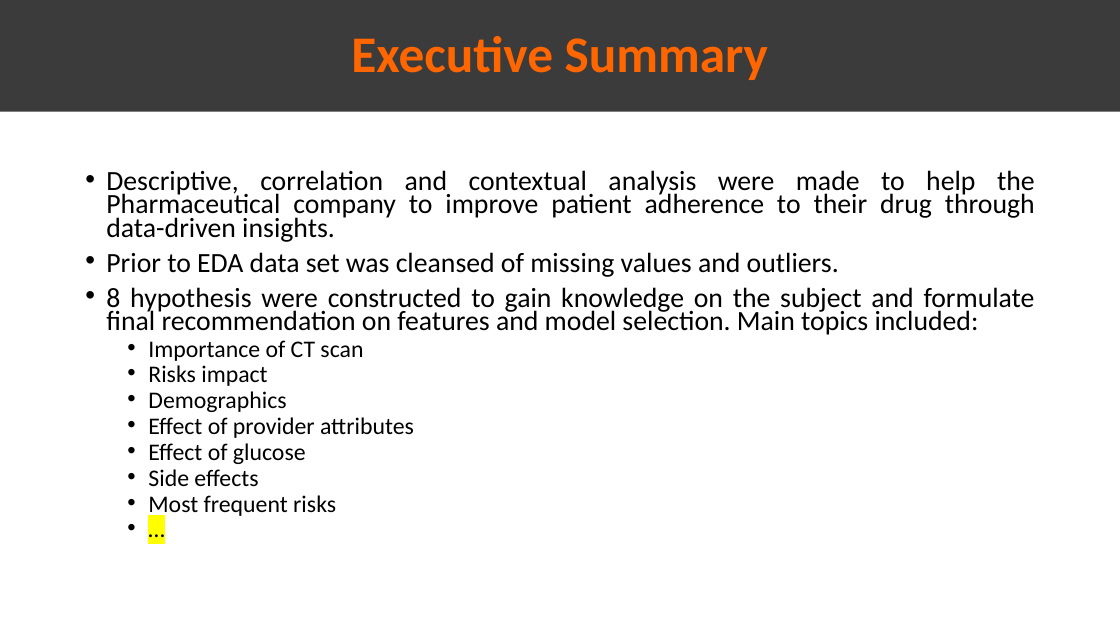
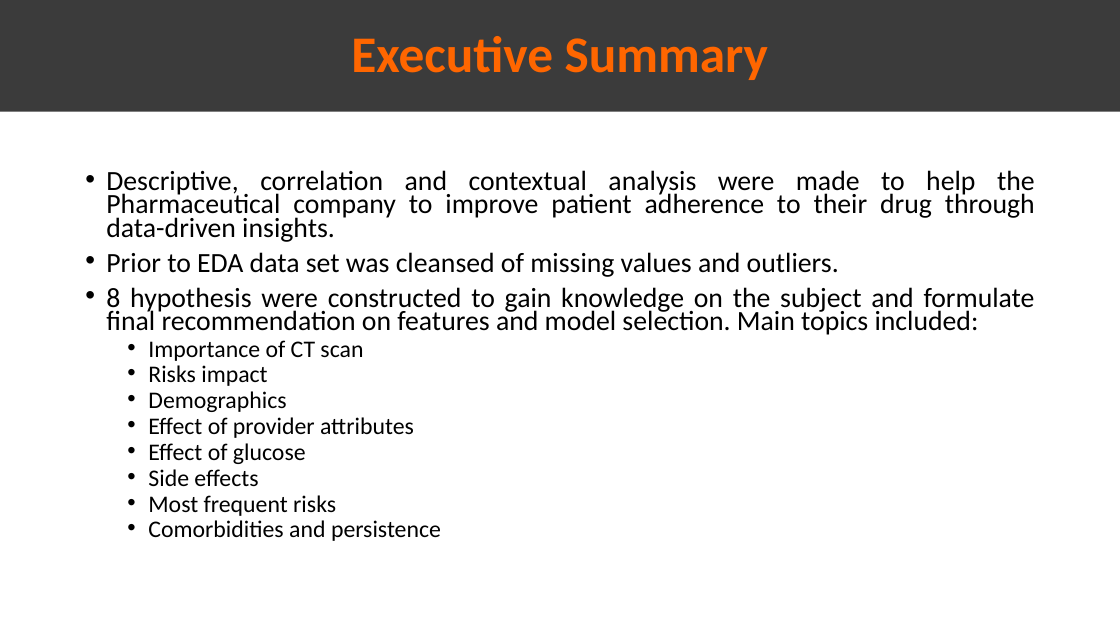
Before and after one commit to Omar-Safwat/HealthCare_project, a slide deck: slide 3 of Week_10-11/Presentation_EDA.pptx. Drawn at 1120x630 pixels with LibreOffice and Linux fonts; fonts in the diff are those of the drawing. Boxes give left, top, right and bottom in pixels: in the first picture for what was removed or moved away, otherwise in the second. Text is boxed around its words. In the diff, an @@ line names an element or a change of style, - is before the commit and + after.

```diff
--- a/Week_10-11/Presentation_EDA.pptx
+++ b/Week_10-11/Presentation_EDA.pptx
@@ text at box(148, 520, 441, 541): text changed @@
-  • …
+  • Comorbidities and persistence
```
Also in this commit, not shown: 3 other slides changed.
